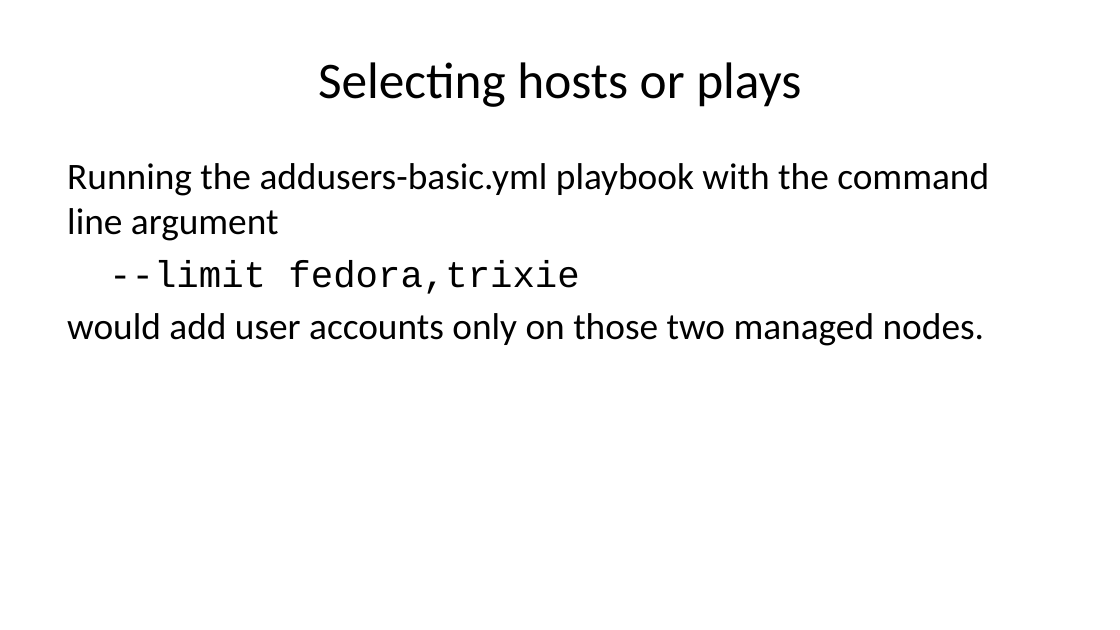
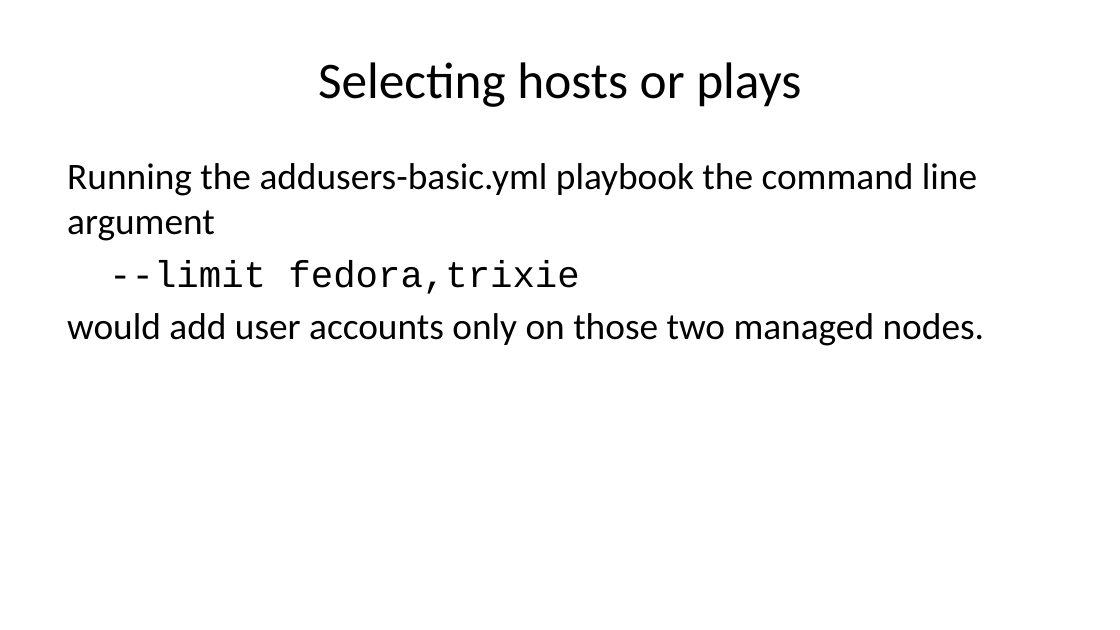
Before and after one commit to jjdavis5678/afti, a slide deck: slide 31 of slides.pptx (slide 32 before the commit). Drawn at 1120x630 pixels with LibreOffice and Linux fonts; fonts in the diff are those of the drawing. Boxes give left, top, right and bottom in pixels: in the first picture for what was removed or moved away, otherwise in the second. Text is boxed around its words. In the diff, an @@ line names an element or a change of style, - is before the commit and + after.

```diff
--- a/slides.pptx
+++ b/slides.pptx
@@ text at box(67, 163, 977, 241): text changed @@
-Running the addusers-basic.yml playbook with the command line argument
+Running the addusers-basic.yml playbook the command line argument
```
Also in this commit, not shown: 1 slide removed, 1 other file.
